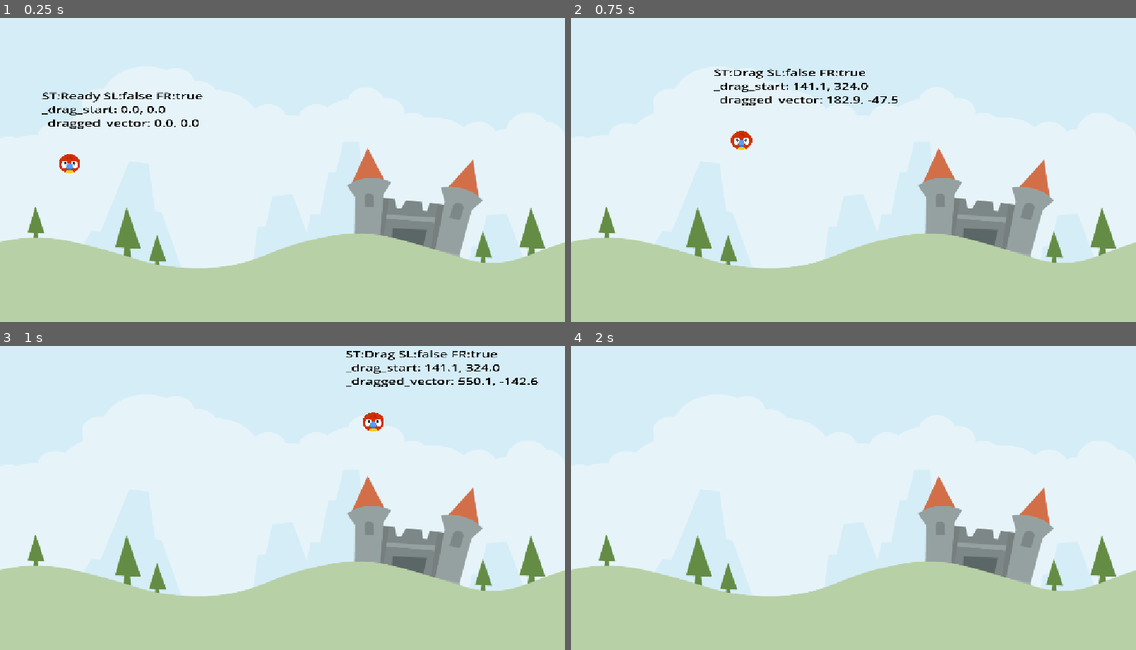
Above: before the commit, frames 1-4 (two rows, left to right).
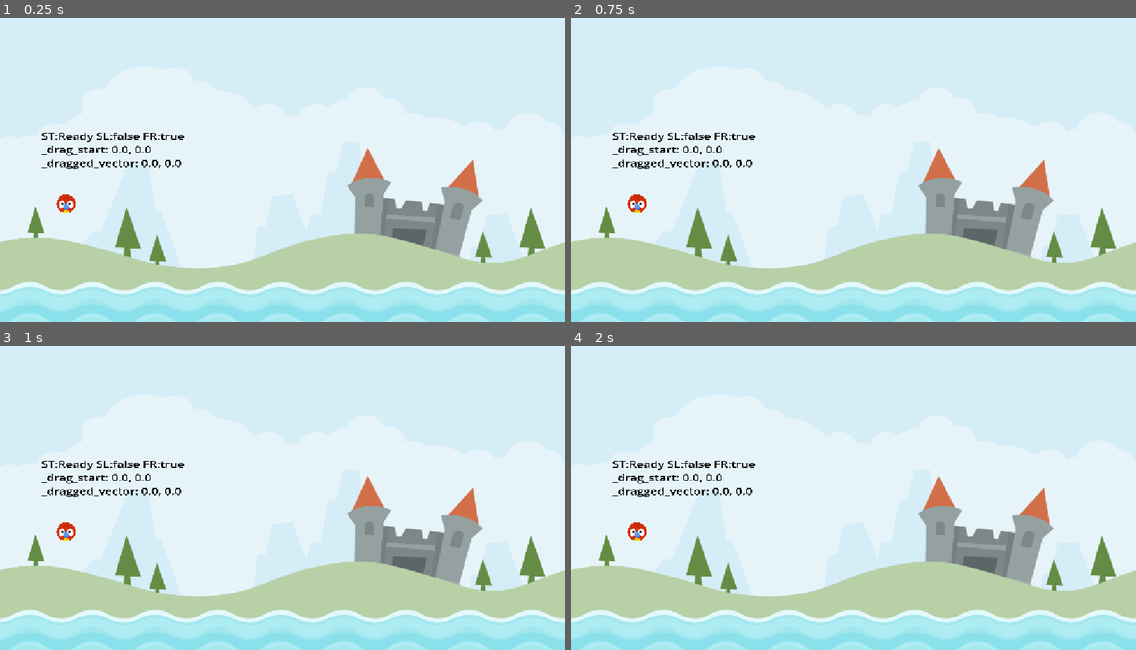
Above: after the commit, the same moments.

Repository: ArayaCG/AngryAnimals
Game: Godot game, scene res://Scenes/LevelBase/LevelBase.tscn
The game is run twice, just before and just after one commit, with the same random seed, the same clock (stepped at 60 frames per second) and the same inputs.
Inputs (mouse positions are in pixels of both pictures, inside the frame that each line leads up to):
- Up to frame 1 (0.25 s): no input
- Up to frame 2 (0.75 s): tap Enter at 0.5 s; drag from (638, 163) to (910, 94) at 0.52 s
- Up to frame 3 (1 s): no input
- Up to frame 4 (2 s): drag from (740, 507) to (825, 555) at 1.27 s

The runs differ from the first frame. In frame 1, 13% of the frame differs, in the area x 0-100%, y 24-100%; in frame 2, 14%; in frame 3, 14%, in the area x 0-100%, y 1-100%; in frame 4, 13%.

Commit message:
Terminamos con la lógica del pájaro, comienzo con la de las copas!

Diff:
--- /dev/null
+++ b/Globals/SignalHub.gd
@@ -0,0 +1,6 @@
+extends Node
+
+signal on_animal_died
+
+func emit_on_animal_died() -> void:
+	on_animal_died.emit()
--- a/Scenes/Animal/Animal.gd
+++ b/Scenes/Animal/Animal.gd
@@ -1,8 +1,8 @@
 extends RigidBody2D
 
 enum AnimalState {Ready, Drag, Release}
-const DRAG_LIM_MAX: Vector2 = Vector2(0,60)
-const DRAG_LIM_MIN: Vector2 = Vector2(-60,0)
+const DRAG_LIM_MAX: Vector2 = Vector2(0, 60)
+const DRAG_LIM_MIN: Vector2 = Vector2(-60, 0)
 const IMPULSE_MULT: float = 20.0
 const IMPULSE_MAX: float = 1200.0
 
@@ -22,29 +22,31 @@
 	if _state == AnimalState.Drag and event.is_action_released("drag"):
 		call_deferred("change_state", AnimalState.Release)
 
-func setup () -> void:
-	_arrow_scale_x = _arrow_scale_x
+func setup() -> void:
+	_arrow_scale_x = arrow.scale.x
 	arrow.hide()
 	_start = position
 
 #region drag
+
 func update_arrow_scale() -> void:
 	var imp_len: float = calculate_impulse().length()
-	var perc: float = clamp(imp_len/IMPULSE_MAX, 0.0 , 1.0)
+	var perc: float = clamp(imp_len / IMPULSE_MAX, 0.0, 1.0)
 	arrow.scale.x = lerp(_arrow_scale_x, _arrow_scale_x * 2, perc)
 	arrow.rotation = (_start - position).angle()
 
-
-func start_dragging()->void:
+func start_dragging() -> void:
 	arrow.show()
 	_drag_start = get_global_mouse_position()
 
 
 func handle_dragging() -> void:
 	var new_drag_vector: Vector2 = get_global_mouse_position() - _drag_start
-	_dragged_vector = new_drag_vector.clamp(
+
+	new_drag_vector = new_drag_vector.clamp(
 		DRAG_LIM_MIN, DRAG_LIM_MAX
 	)
+
 	var diff: Vector2 = new_drag_vector - _dragged_vector
 
 	if diff.length() > 0 and stretch_sound.playing == false:
@@ -52,6 +54,7 @@
 
 	_dragged_vector = new_drag_vector
 	position = _start + _dragged_vector
+
 	update_arrow_scale()
 
 #endregion
@@ -60,7 +63,7 @@
 func calculate_impulse() -> Vector2:
 	return _dragged_vector * -IMPULSE_MULT
 
-func start_release()-> void:
+func start_release() -> void:
 	arrow.hide()
 	launch_sound.play()
 	freeze = false
@@ -68,31 +71,39 @@
 #endregion
 
 #region misc
-func update_debug_label () -> void:
+func update_debug_label() -> void:
 	var ds: String = "ST:%s SL:%s FR:%s\n" % [
 		AnimalState.keys()[_state], sleeping, freeze
 	]
 	ds += "_drag_start: %.1f, %.1f \n" % [_drag_start.x, _drag_start.y]
 	ds += "_dragged_vector: %.1f, %.1f" % [_dragged_vector.x, _dragged_vector.y]
 	debug_label.text = ds
+
+func die() -> void:
+	SignalHub.emit_on_animal_died()
+	queue_free()
 #endregion
 
-#region State
-func update_state()->void :
-	match _state :
+#region state
+
+func update_state() -> void:
+	match _state:
 		AnimalState.Drag:
 			handle_dragging()
 
+
 func change_state(new_state: AnimalState) -> void:
-	if _state == new_state :
+	if _state == new_state:
 		return
+
 	_state = new_state
 
-	match _state :
+	match _state:
 		AnimalState.Drag:
 			start_dragging()
 		AnimalState.Release:
 			start_release()
+
 #endregion
 
 
@@ -111,7 +122,7 @@
 
 
 func _on_visible_on_screen_notifier_2d_screen_exited() -> void:
-	pass
+	die()
 
 
 func _on_sleeping_state_changed() -> void:
--- /dev/null
+++ b/Scenes/Cup/Cup.tscn
@@ -0,0 +1,18 @@
+[gd_scene load_steps=3 format=3 uid="uid://coi2wg7d5ftmd"]
+
+[ext_resource type="Texture2D" uid="uid://c3yk74io24a4u" path="res://assets/env/elementWood004.png" id="1_1tkc5"]
+[ext_resource type="Texture2D" uid="uid://l70nnxx6t27v" path="res://assets/env/elementWood015.png" id="2_jdgvp"]
+
+[node name="Cup" type="StaticBody2D"]
+
+[node name="WoodSprites" type="Node2D" parent="."]
+
+[node name="Sprite2D" type="Sprite2D" parent="WoodSprites"]
+texture = ExtResource("1_1tkc5")
+
+[node name="Sprite2D2" type="Sprite2D" parent="WoodSprites"]
+texture = ExtResource("1_1tkc5")
+flip_h = true
+
+[node name="Sprite2D3" type="Sprite2D" parent="WoodSprites"]
+texture = ExtResource("2_jdgvp")
--- /dev/null
+++ b/Scenes/LevelBase/LevelBase.gd
@@ -0,0 +1,17 @@
+extends Node2D
+
+const ANIMAL = preload("res://Scenes/Animal/Animal.tscn")
+
+@onready var animal_start: Marker2D = $AnimalStart
+
+# Called when the node enters the scene tree for the first time.
+func _ready() -> void:
+	spawn_animal()
+
+func _enter_tree() -> void:
+	SignalHub.on_animal_died.connect(spawn_animal)
+
+func spawn_animal() -> void:
+	var animal = ANIMAL.instantiate()
+	animal.position = animal_start.position
+	add_child(animal)
--- a/Scenes/LevelBase/LevelBase.tscn
+++ b/Scenes/LevelBase/LevelBase.tscn
@@ -1,14 +1,19 @@
-[gd_scene load_steps=3 format=3 uid="uid://do4r2myr8l6ns"]
+[gd_scene load_steps=4 format=3 uid="uid://do4r2myr8l6ns"]
 
 [ext_resource type="Texture2D" uid="uid://gno4oeja7fve" path="res://assets/scene/colored_castle.png" id="1_5ufo3"]
-[ext_resource type="PackedScene" uid="uid://brq0q8j4fnkl7" path="res://Scenes/Animal/Animal.tscn" id="2_bgw71"]
+[ext_resource type="Script" uid="uid://rs4vtcjnqxhj" path="res://Scenes/LevelBase/LevelBase.gd" id="1_bgw71"]
+[ext_resource type="PackedScene" uid="uid://deu7tcyq2snjc" path="res://Scenes/Water/Water.tscn" id="3_78m1b"]
 
 [node name="LevelBase" type="Node2D"]
+script = ExtResource("1_bgw71")
 
 [node name="ColoredCastle" type="Sprite2D" parent="."]
 position = Vector2(576, 361)
 scale = Vector2(1.12598, 1)
 texture = ExtResource("1_5ufo3")
 
-[node name="Animal" parent="ColoredCastle" instance=ExtResource("2_bgw71")]
-position = Vector2(-386.331, -37)
+[node name="AnimalStart" type="Marker2D" parent="."]
+position = Vector2(134, 406)
+
+[node name="Water" parent="." instance=ExtResource("3_78m1b")]
+position = Vector2(0, 629)
--- /dev/null
+++ b/Scenes/Water/Water.gd
@@ -0,0 +1,7 @@
+extends Area2D
+
+@onready var splash_sound: AudioStreamPlayer2D = $SplashSound
+
+func _on_body_entered(body: Node2D) -> void:
+	splash_sound.position = body.position
+	splash_sound.play()
--- /dev/null
+++ b/Scenes/Water/Water.tscn
@@ -0,0 +1,29 @@
+[gd_scene load_steps=5 format=3 uid="uid://deu7tcyq2snjc"]
+
+[ext_resource type="Texture2D" uid="uid://r8qipm2ndpg6" path="res://assets/scene/waterTop_high.png" id="1_7eg1t"]
+[ext_resource type="Script" uid="uid://d3itwclhowa5r" path="res://Scenes/Water/Water.gd" id="1_k5xie"]
+[ext_resource type="AudioStream" uid="uid://dqv6gwemhhjcn" path="res://assets/audio/splash.ogg" id="3_2cl4k"]
+
+[sub_resource type="RectangleShape2D" id="RectangleShape2D_7eg1t"]
+size = Vector2(1216, 24)
+
+[node name="Water" type="Area2D"]
+z_index = 1
+script = ExtResource("1_k5xie")
+
+[node name="Sprite2D" type="Sprite2D" parent="."]
+texture_repeat = 2
+position = Vector2(563, 0)
+texture = ExtResource("1_7eg1t")
+region_enabled = true
+region_rect = Rect2(0, 0, 1200, 127)
+
+[node name="CollisionShape2D" type="CollisionShape2D" parent="."]
+position = Vector2(567, -36)
+scale = Vector2(1, 0.56)
+shape = SubResource("RectangleShape2D_7eg1t")
+
+[node name="SplashSound" type="AudioStreamPlayer2D" parent="."]
+stream = ExtResource("3_2cl4k")
+
+[connection signal="body_entered" from="." to="." method="_on_body_entered"]
--- a/project.godot
+++ b/project.godot
@@ -14,6 +14,10 @@
 run/main_scene="uid://do4r2myr8l6ns"
 config/features=PackedStringArray("4.4", "Mobile")
 config/icon="res://icon.svg"
+
+[autoload]
+
+SignalHub="*res://Globals/SignalHub.gd"
 
 [display]
 
Not shown, added: Globals/SignalHub.gd.uid
Not shown, added: Scenes/LevelBase/LevelBase.gd.uid
Not shown, added: Scenes/Water/Water.gd.uid
